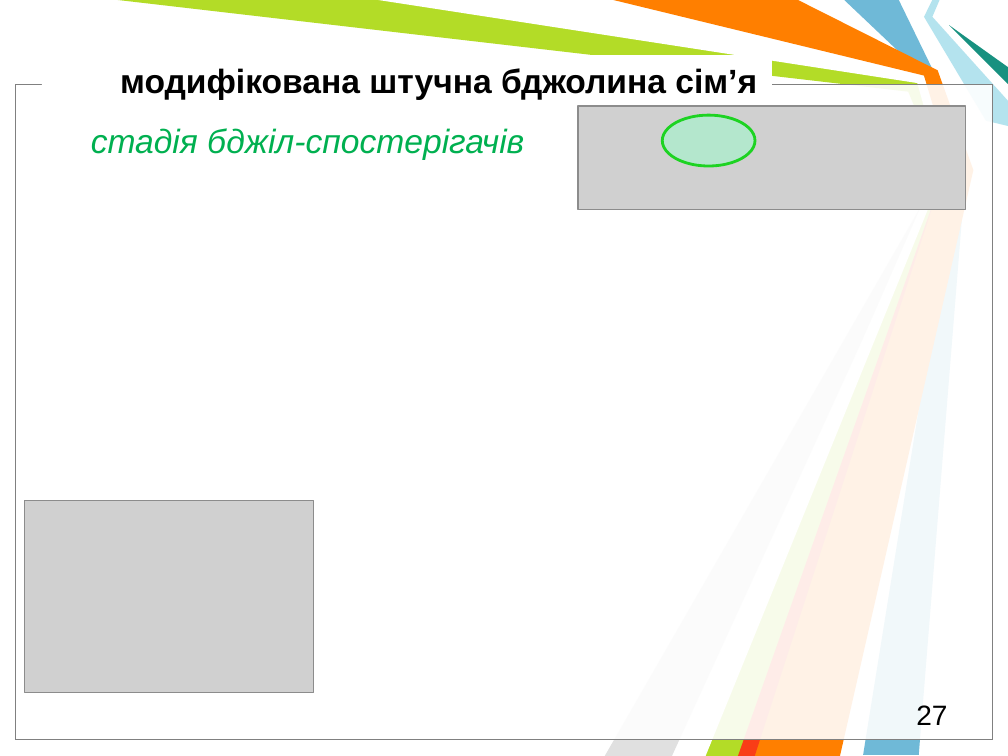
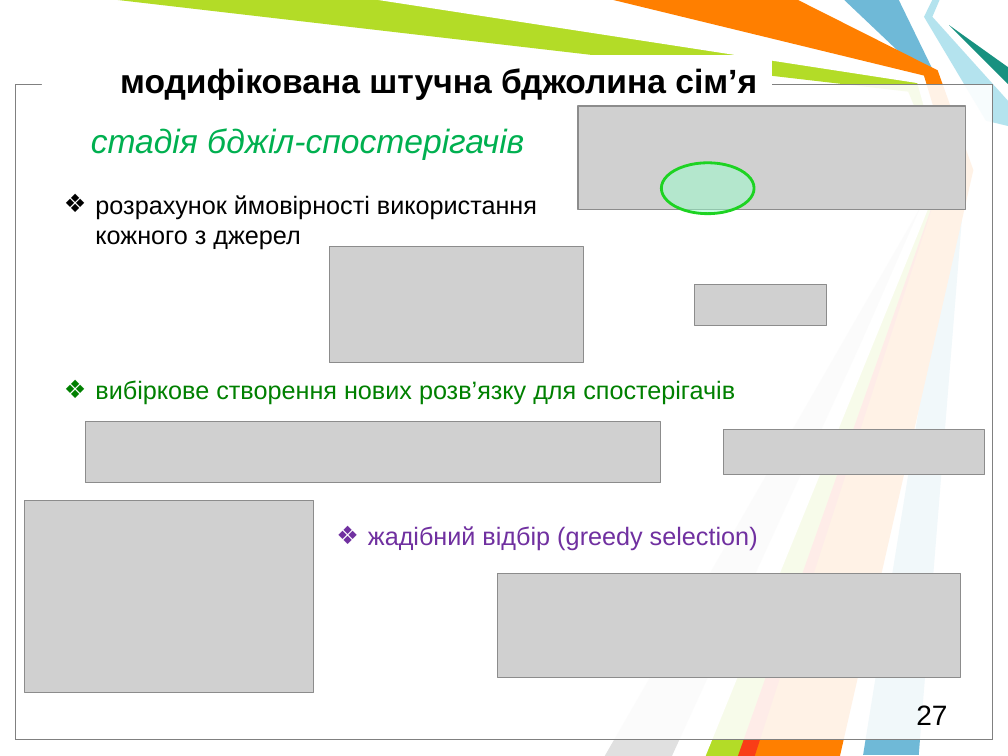
Before and after one commit to l432/NMK, a slide deck: slide 27 of Lecture/DAAD/DAAD_MetaH.pptm. Drawn at 1008x756 pixels with LibreOffice and Linux fonts; fonts in the diff are those of the drawing; grey boxes stand for pictures; background and template pictures are left out. Boxes give left, top, right and bottom in pixels: in the first picture for what was removed or moved away, otherwise in the second. Text is boxed around its words. In the diff, an @@ line names an element or a change of style, - is before the commit and + after.

```diff
--- a/Lecture/DAAD/DAAD_MetaH.pptm
+++ b/Lecture/DAAD/DAAD_MetaH.pptm
@@ ellipse: place and size @@
-ellipse at box(662, 115, 755, 165)
+ellipse at box(661, 163, 754, 214)
@@ text added at box(95, 195, 537, 249), 18 pt, text #000000 @@
+❖ розрахунок ймовірності використання кожного з джерел
@@ picture added at box(330, 247, 584, 363) @@
@@ picture added at box(695, 284, 827, 325) @@
@@ text added at box(95, 380, 735, 405), 18 pt, text #008000 @@
+❖ вибіркове створення нових розв’язку для спостерігачів
@@ picture added at box(86, 421, 661, 483) @@
@@ picture added at box(724, 429, 985, 475) @@
@@ text added at box(368, 526, 758, 551), 18 pt, text #7030A0 @@
+❖ жадібний відбір (greedy selection)
@@ picture added at box(497, 574, 961, 677) @@
```
Also in this commit, not shown: 2 other slides changed, 4 slides added, 1 slide removed, 1 other file.
